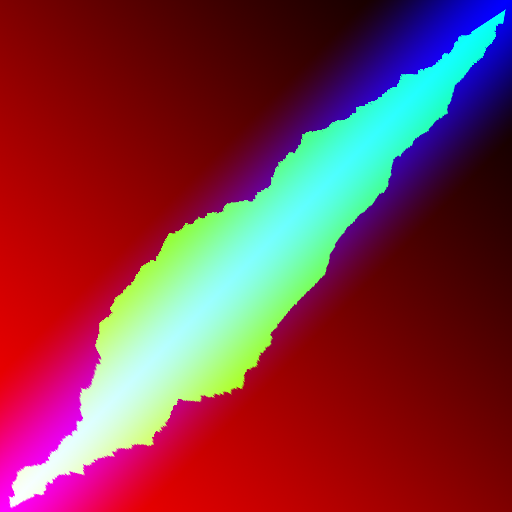
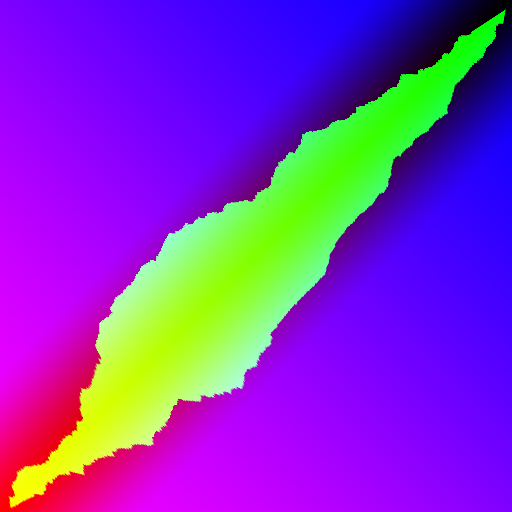
Layered file, before and after one edit (512 × 512). Changes by layer:
painted on "Layer 5" over [0, 0, 512, 512]
